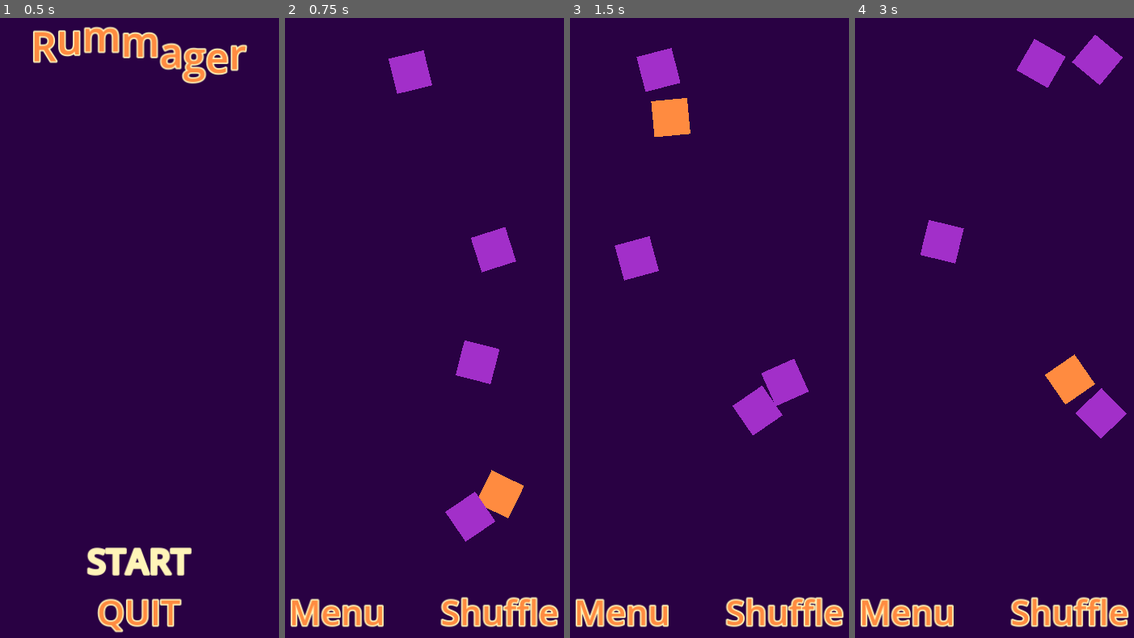
Above: before the commit, frames 1-4 (left to right).
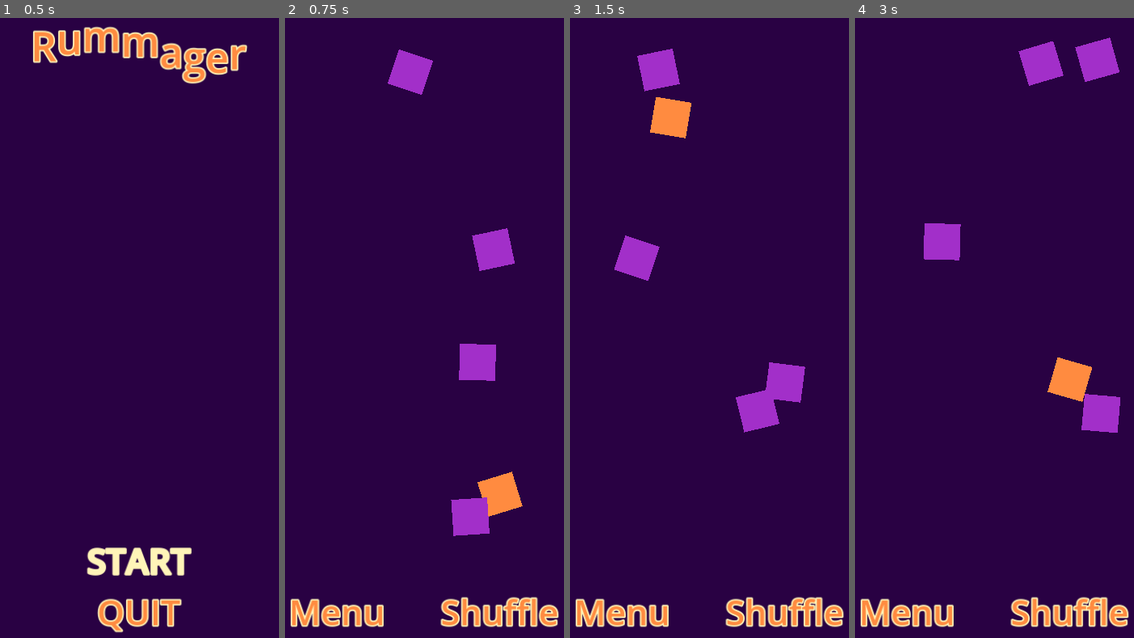
Above: after the commit, the same moments.

Repository: magopian/rummager
Game: Godot game, scene res://start_menu.tscn
The game is run twice, just before and just after one commit, with the same random seed, the same clock (stepped at 60 frames per second) and the same inputs.
Inputs:
- Up to frame 1 (0.5 s): no input
- Up to frame 2 (0.75 s): click "START" at 0.5 s
- Up to frame 3 (1.5 s): click "Shuffle" at 1.25 s
- Up to frame 4 (3 s): click "Shuffle" at 2 s; click "Shuffle" at 2.75 s

Frame 1 is identical in both runs. In frame 2, 0.9% of the frame differs, in the area x 36-86%, y 5-85%; in frame 3, 0.8%; in frame 4, 1.1%, in the area x 23-98%, y 2-68%.

Commit message:
Constrain the card random rotations (we still want to distinguish up and down)

Diff:
--- a/game.gd
+++ b/game.gd
@@ -23,7 +23,7 @@
 		card.clicked.connect(_on_card_clicked)
 		card.left_screen.connect(_on_card_left_screen)
 		card.position = get_random_position()
-		card.rotation_degrees = randf_range(-180, 180)
+		card.rotation_degrees = randf_range(-20, 20)
 		cards.add_child(card)
 		if i == 0:
 			card_to_find = card
